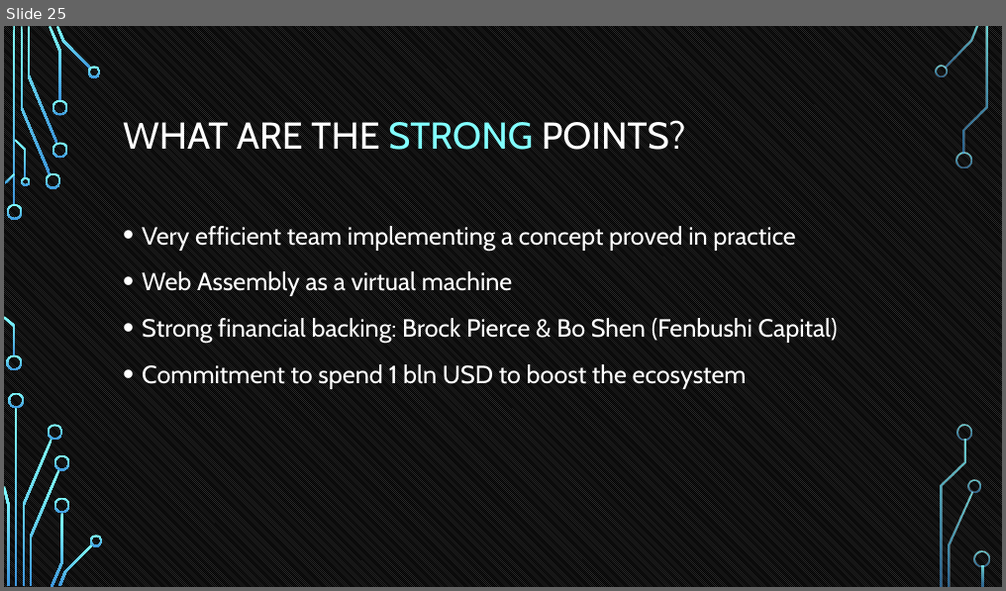
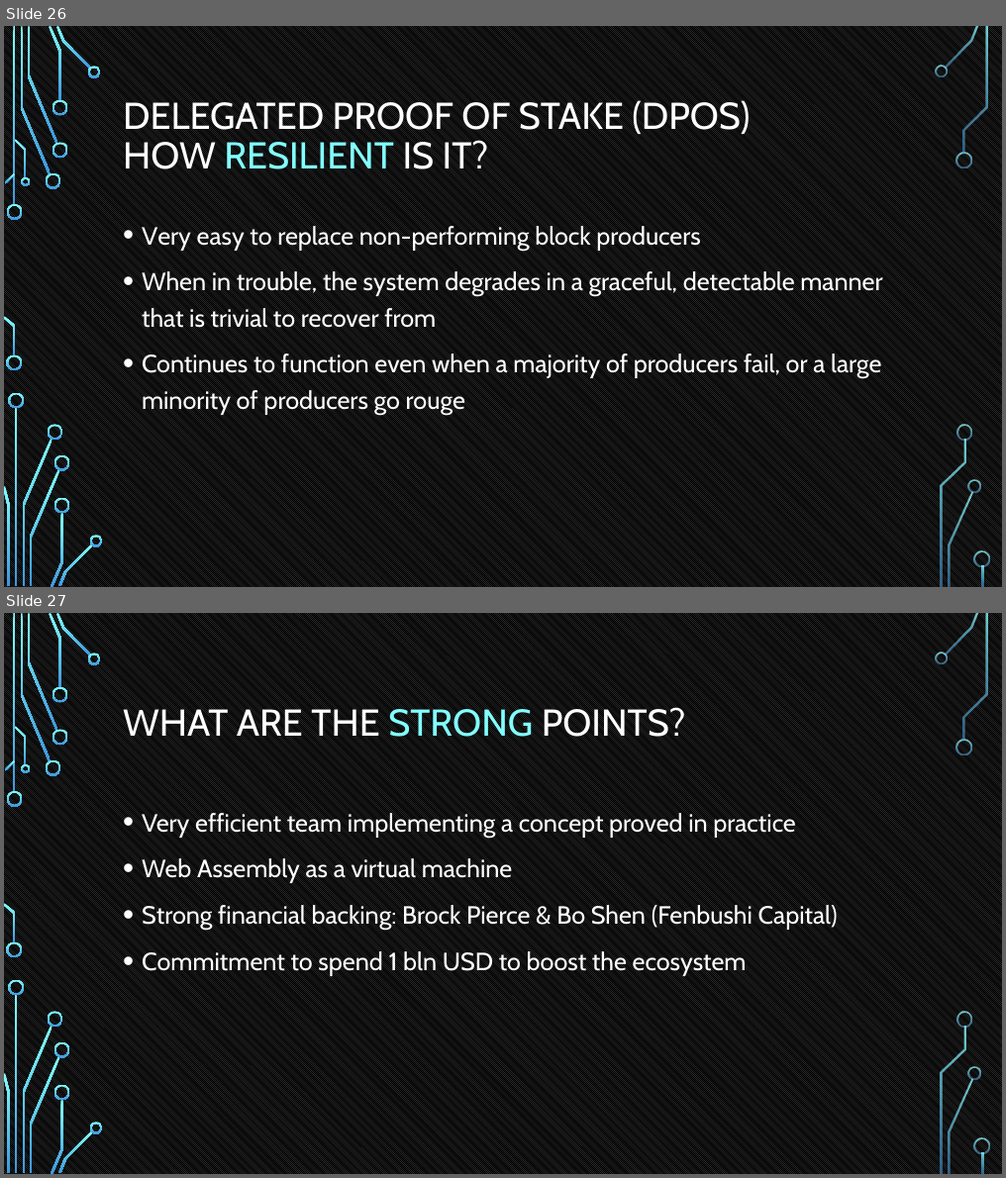
Before and after one commit to tokenika/tokenika.github.io, a slide deck: WarsawBlock(3).pptx. Shown one above the other, each under a label of ours: slide 25 before the commit, slides 26 and 27 after it. The pictures are 1006x591 and 1006x1178 pixels, drawn with LibreOffice and Linux fonts; fonts in the diff are those of the drawing; background and template pictures are left out. Boxes give left, top, right and bottom in pixels: in the first picture for what was removed or moved away, otherwise in the second. Text is boxed around its words. In the diff, an @@ line names an element or a change of style, - is before the commit and + after.

```diff
--- a/WarsawBlock(3).pptx
+++ b/WarsawBlock(3).pptx
@@ slide 26 added at [4, 26, 1002, 587], background pattern #595959 on #000000; not listed: 36 template elements that a slide beside it also shows @@
@@ title added at [123, 100, 749, 170], 36 pt, text #FFFFFF @@
+DELEGATED PROOF OF STAKE (DPOS)
+HOW RESILIENT IS IT?
@@ text added at [142, 226, 882, 415], 24 pt, text #FFFFFF @@
+• Very easy to replace non-performing block producers
+• When in trouble, the system degrades in a graceful, detectable manner that is trivial to recover from
+• Continues to function even when a majority of producers fail, or a large minority of producers go rouge
@@ what was slide 25 is now slide 27 @@
```
Also in this commit, not shown: 3 slides changed, 2 other slides added, 1 slide removed, 1 other file.
